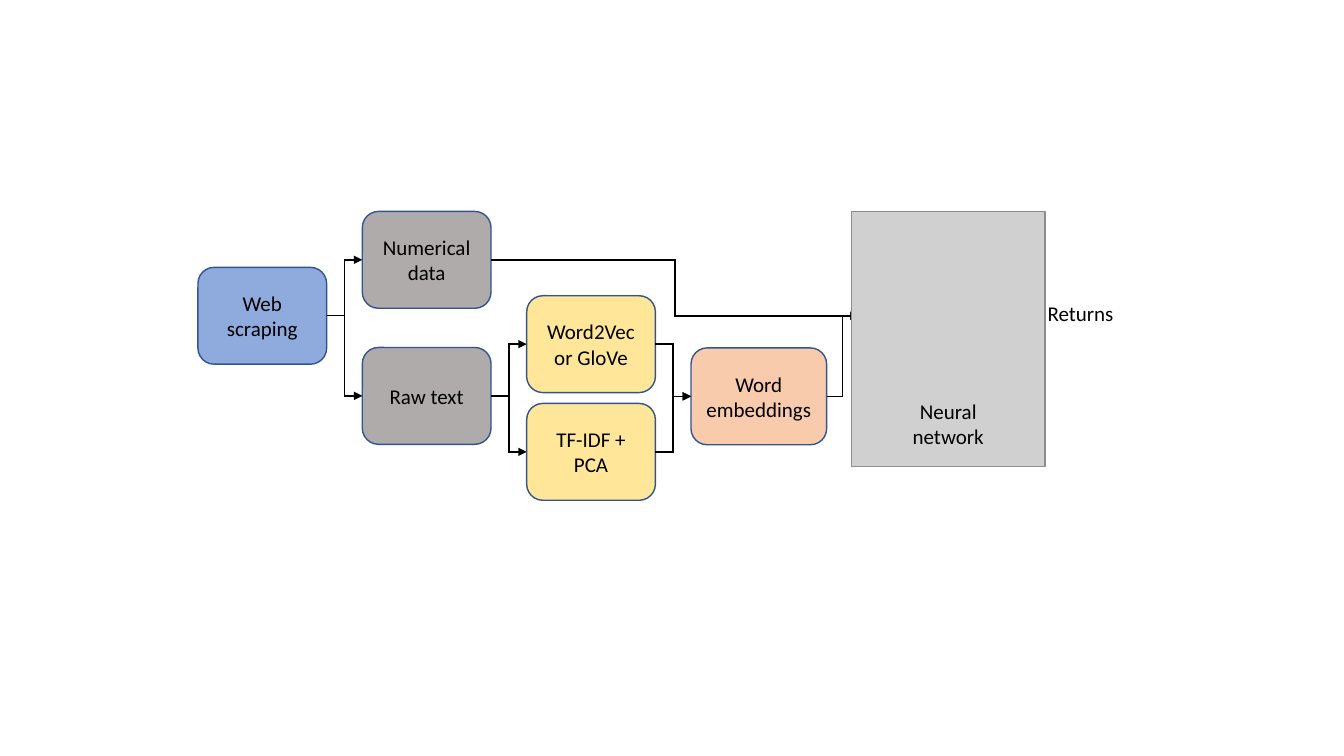
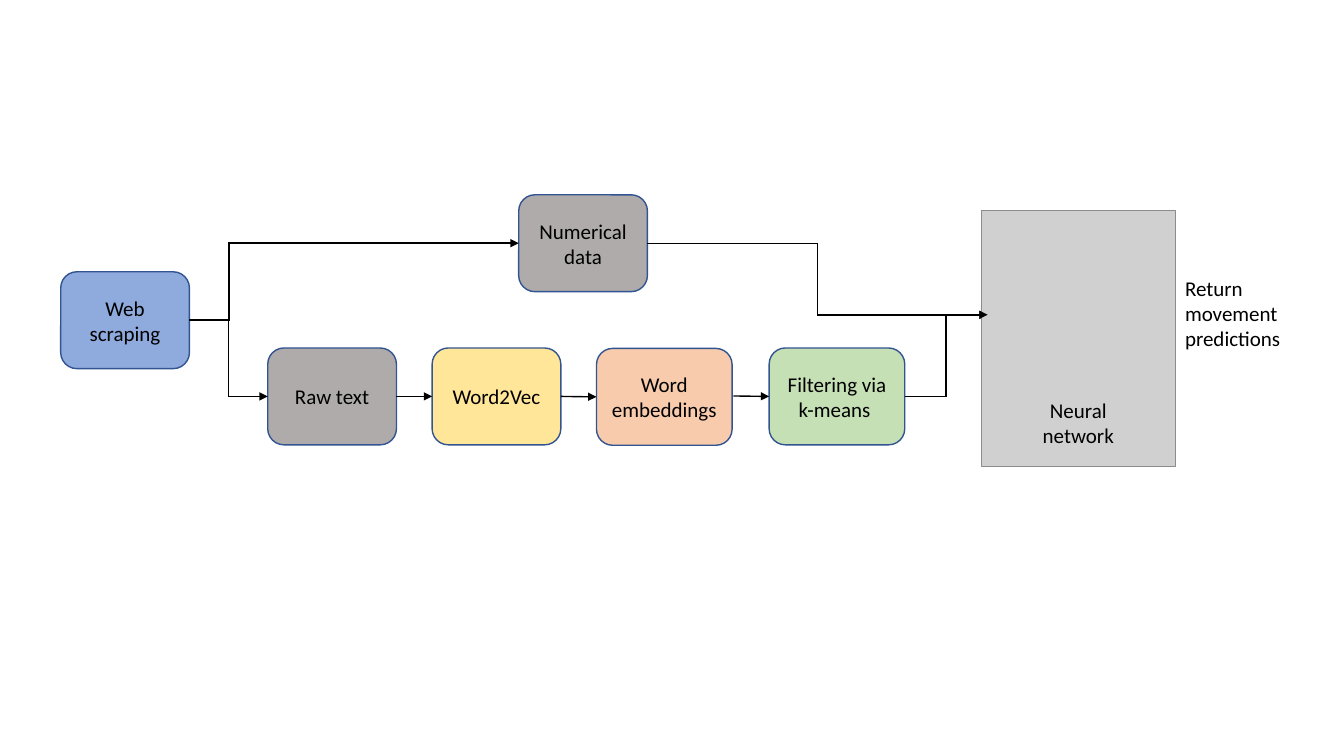
Before and after one commit to vineetjnair9/NLP_stock_price_prediction, a slide deck: slide 1 of Flowchart.pptx. Drawn at 1344x756 pixels with LibreOffice and Linux fonts; fonts in the diff are those of the drawing; grey boxes stand for pictures. Boxes give left, top, right and bottom in pixels: in the first picture for what was removed or moved away, otherwise in the second. Text is boxed around its words. In the diff, an @@ line names an element or a change of style, - is before the commit and + after.

```diff
--- a/Flowchart.pptx
+++ b/Flowchart.pptx
@@ rounded rectangle "Numerical data": place and size @@
-rounded rectangle "Numerical data" at (362, 212, 491, 309)
+rounded rectangle "Numerical data" at (519, 195, 648, 291)
@@ picture: place and size @@
-picture at (852, 212, 1046, 467)
+picture at (982, 211, 1176, 466)
@@ elbow arrow moved from (327, 316) - (362, 260) to (190, 321) - (519, 243) @@
@@ elbow arrow moved from (491, 260) - (859, 316) to (647, 243) - (988, 315) @@
@@ rounded rectangle "Web scraping": place and size @@
-rounded rectangle "Web scraping" at (198, 267, 327, 364)
+rounded rectangle "Web scraping" at (60, 272, 190, 369)
@@ text at (1185, 282, 1280, 350): text changed @@
-Returns
+Return movement
+predictions
@@ elbow arrow moved from (327, 316) - (362, 396) to (190, 321) - (268, 396) @@
@@ elbow arrow moved from (827, 396) - (859, 316) to (905, 396) - (988, 315) @@
@@ rounded rectangle "Raw text": place and size @@
-rounded rectangle "Raw text" at (362, 348, 491, 445)
+rounded rectangle "Raw text" at (268, 348, 397, 445)
@@ rounded rectangle "Word2Vec": place and size @@
-rounded rectangle "Word2Vec" at (527, 295, 656, 392)
+rounded rectangle "Word2Vec" at (433, 348, 562, 445)
@@ elbow arrow removed from (491, 396) to (527, 344) @@
@@ rounded rectangle "Word embeddings": place and size @@
-rounded rectangle "Word embeddings" at (692, 348, 828, 445)
+rounded rectangle "Word embeddings" at (597, 349, 733, 446)
@@ elbow arrow removed from (655, 344) to (692, 396) @@
@@ rounded rectangle added at (769, 348, 905, 445), fill #C5E0B4, outline #325491 1 pt, 15 pt, text #000000 @@
+Filtering via k-means
@@ text in rounded rectangle at (453, 389, 541, 404): text changed @@
-Word2Vec or GloVe
+Word2Vec
@@ arrow added from (396, 396) to (433, 396), #000000 1 pt @@
@@ elbow arrow removed from (491, 396) to (527, 452) @@
@@ rounded rectangle removed at (527, 403, 656, 500) @@
-TF-IDF + PCA
@@ arrow added from (561, 396) to (597, 397), #000000 1 pt @@
@@ elbow arrow removed from (655, 452) to (692, 396) @@
@@ arrow added from (734, 396) to (769, 396), #000000 1 pt @@
@@ text "Neural network": place and size @@
-text "Neural network" at (913, 404, 984, 444)
+text "Neural network" at (1043, 403, 1114, 443)
```
Also in this commit, not shown: 1 other slide changed, 5 other files.
